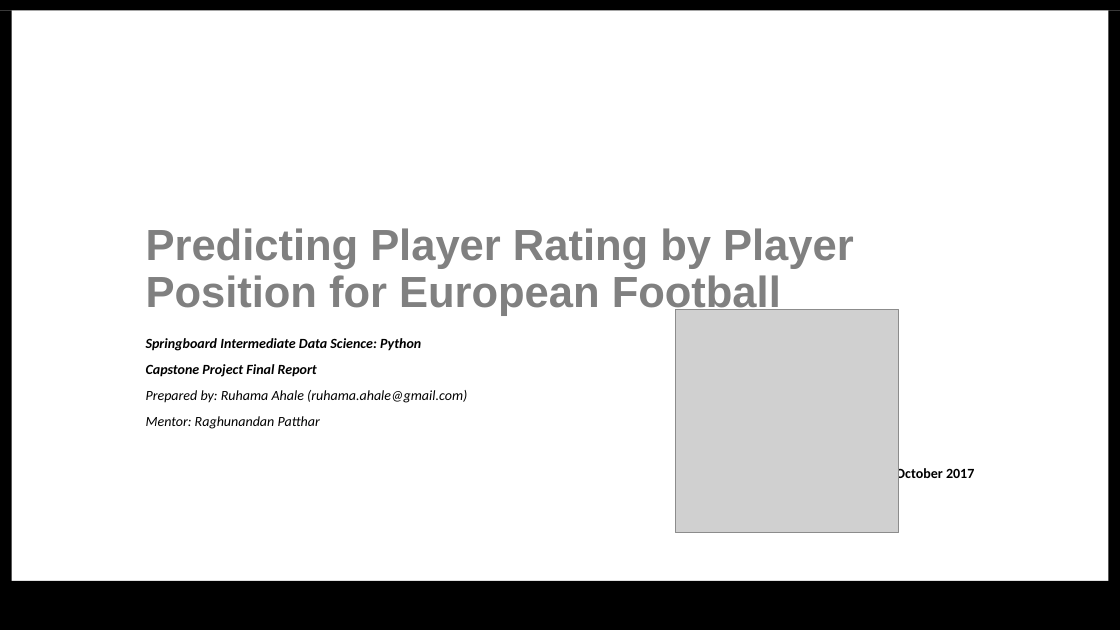
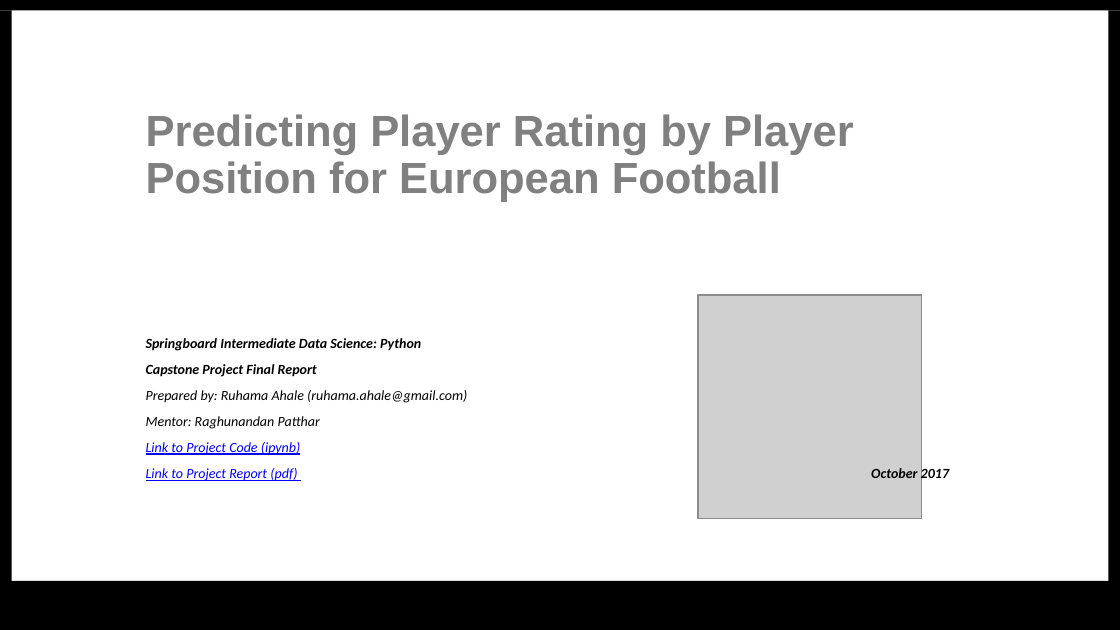
Before and after one commit to ruhama-ahale/soccer_project, a slide deck: slide 1 of Capstone_Final_Report/capstone_project_slide_soccer.pptx. Drawn at 1120x630 pixels with LibreOffice and Linux fonts; fonts in the diff are those of the drawing; grey boxes stand for pictures. Boxes give left, top, right and bottom in pixels: in the first picture for what was removed or moved away, otherwise in the second. Text is boxed around its words. In the diff, an @@ line names an element or a change of style, - is before the commit and + after.

Commit message:
add link to ipynb, slide and report

```diff
--- a/Capstone_Final_Report/capstone_project_slide_soccer.pptx
+++ b/Capstone_Final_Report/capstone_project_slide_soccer.pptx
@@ title "Predicting Player Rating by Player ..." at (146, 114, 854, 202): vertical alignment bottom to top @@
@@ picture: place and size @@
-picture at (675, 309, 899, 533)
+picture at (698, 295, 922, 519)
@@ text at (146, 442, 301, 481): text changed; text colour #000000 to #0000FF; bold off; italic on @@
-October 2017
+Link to Project Code (ipynb)
+Link to Project Report (pdf)
@@ text added at (871, 466, 949, 482), 9 pt, text #000000, bold, italic @@
+October 2017
```
Also in this commit, not shown: 3 other files.
